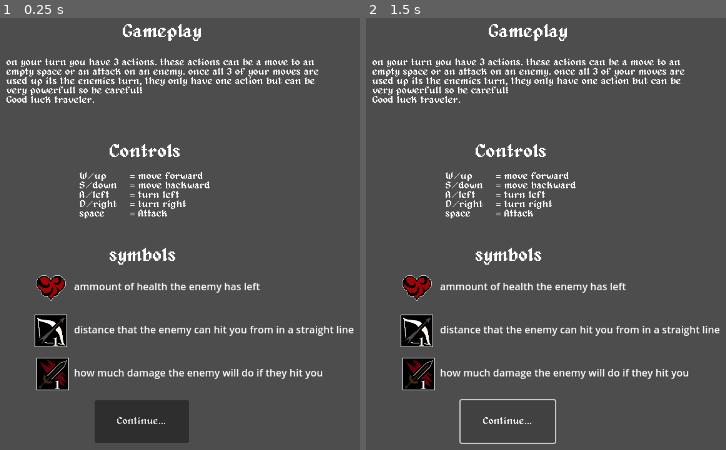
Above: before the commit, frames 1-2 (left to right).
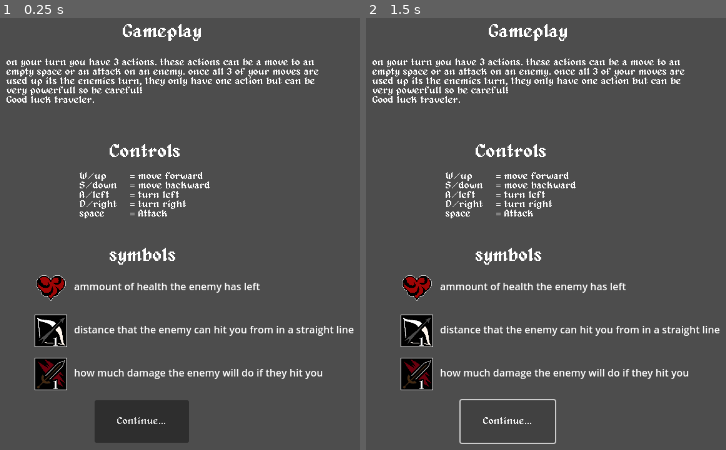
Above: after the commit, the same moments.

Repository: Triple-B-Org/BBB-Game-Jam-2024
Game: Godot game, scene res://scenes/UI/Controls.tscn
Two runs of this game, one before a commit and one after it. Both use one fixed random seed, a clock stepped at 60 frames per second and the inputs below. This scene is started directly instead of the project's main scene.
Inputs:
- Up to frame 1 (0.25 s): no input
- Up to frame 2 (1.5 s): click "Continue..." at 0.5 s; click "Continue..." at 1.25 s

The runs differ from the first frame. In frame 1, 0.4% of the frame differs, in the area x 9-20%, y 78-87%; in frame 2, 0.4%.

Commit message:
move slightly

Diff:
--- a/scenes/UI/Controls.tscn
+++ b/scenes/UI/Controls.tscn
@@ -108,9 +108,9 @@
 
 [node name="Damage symbol" type="TextureRect" parent="symobls"]
 layout_mode = 0
-offset_left = 388.0
+offset_left = 385.0
 offset_top = 557.0
-offset_right = 913.0
+offset_right = 910.0
 offset_bottom = 1082.0
 scale = Vector2(0.1, 0.1)
 texture = ExtResource("4_5ypi3")
